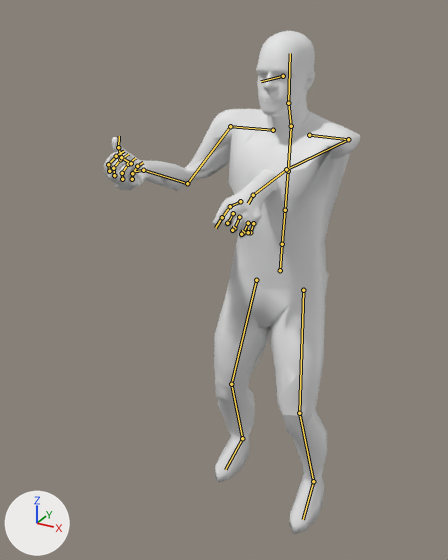
Before and after pictures for a commit that changed the glTF model TerraForest/addons/characters/authoring/Human.pickaxe_crosscut.glb.
Camera for both pictures: a 50 mm camera at (0.818, -1.877, 1.827) aimed at (-0.114, -0.181, 0.979). Every picture has the same lights, and +X, +Y and +Z are marked at lower left. The first picture is the older version. Both versions are drawn at frame 5 of the action 'FP_Pickaxe_Crosscut_Swing'; the numbers are the values there. The bones that change, and the others that lie on the model, are drawn over the model as lines.

In view in the first picture: 'Human_Body'.
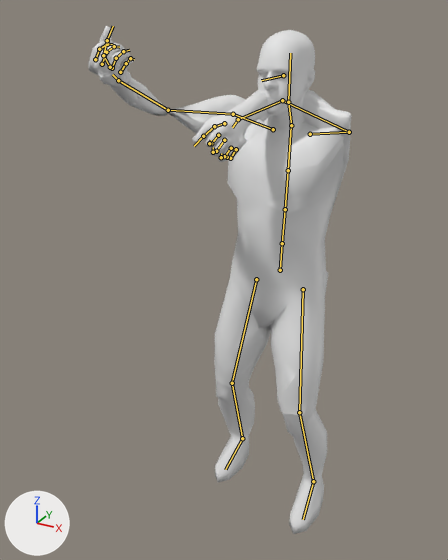
Pixel boxes [x1, y1, x2, y2] of what changed, in the pictures (448 x 560 px):
```json
{"object": "Human_Body", "change": "posed", "before": [104, 31, 361, 534], "after": [88, 26, 352, 534]}
{"bone": "LeftShoulder", "before": "(309, 135) to (348, 139)", "after": "(310, 134) to (349, 132)"}
{"bone": "LeftArm", "before": "(348, 139) to (286, 169)", "after": "(349, 132) to (282, 100)"}
{"bone": "LeftForeArm", "before": "(286, 169) to (253, 195)", "after": "(282, 100) to (238, 119)"}
{"bone": "LeftHand", "before": "(253, 195) to (248, 203)", "after": "(238, 119) to (232, 127)"}
{"bone": "RightShoulder", "before": "(273, 130) to (230, 126)", "after": "(273, 129) to (233, 114)"}
{"bone": "RightArm", "before": "(230, 126) to (187, 183)", "after": "(233, 114) to (168, 110)"}
{"bone": "RightForeArm", "before": "(187, 183) to (143, 170)", "after": "(168, 110) to (118, 80)"}
{"bone": "RightHand", "before": "(143, 170) to (132, 172)", "after": "(118, 80) to (112, 74)"}
```

The change, as JSON lines over the scene's bpy script:
```json
{"block": "bone_leftshoulder", "where": "bone_leftshoulder = bpy.data.objects['Human_Rig'].pose.bones['LeftShoulder']  # child of 'Spine2'"}
{"op": "set", "path": "bone_leftshoulder.rotation_quaternion", "old": "(0.985, 0.164, -0.034, -0.046)", "new": "(0.972, 0.229, -0.022, -0.056)", "note": "degrees (19, -3, -6) -> degrees (27, -1, -7)"}
{"block": "bone_leftarm", "where": "bone_leftarm = bpy.data.objects['Human_Rig'].pose.bones['LeftArm']  # child of 'LeftShoulder'"}
{"op": "set", "path": "bone_leftarm.rotation_quaternion", "old": "(0.242, -0.963, -0.116, 0.031)", "new": "(0.049, -0.303, -0.277, -0.91)", "note": "degrees (-152, 0, 14) -> degrees (36, -35, 174)"}
{"block": "bone_leftforearm", "where": "bone_leftforearm = bpy.data.objects['Human_Rig'].pose.bones['LeftForeArm']  # child of 'LeftArm'"}
{"op": "set", "path": "bone_leftforearm.rotation_quaternion", "old": "(0.506, 0.533, 0.601, -0.314)", "new": "(0.667, 0.294, 0.095, 0.678)", "note": "degrees (-29, 109, -104) -> degrees (33, -16, 86)"}
{"block": "bone_lefthand", "where": "bone_lefthand = bpy.data.objects['Human_Rig'].pose.bones['LeftHand']  # child of 'LeftForeArm'"}
{"op": "set", "path": "bone_lefthand.rotation_quaternion", "old": "(0.99, -0.103, 0.01, 0.097)", "new": "(0.985, -0.023, 0.051, 0.165)", "note": "degrees (-12, 2, 11) -> degrees (-2, 6, 19)"}
{"block": "bone_rightshoulder", "where": "bone_rightshoulder = bpy.data.objects['Human_Rig'].pose.bones['RightShoulder']  # child of 'Spine2'"}
{"op": "set", "path": "bone_rightshoulder.rotation_quaternion", "old": "(0.965, 0.159, 0.013, 0.207)", "new": "(0.936, 0.295, 0.018, 0.19)", "note": "degrees (18, -2, 24) -> degrees (34, -4, 22)"}
{"block": "bone_rightarm", "where": "bone_rightarm = bpy.data.objects['Human_Rig'].pose.bones['RightArm']  # child of 'RightShoulder'"}
{"op": "set", "path": "bone_rightarm.rotation_quaternion", "old": "(0.865, -0.456, 0.098, 0.183)", "new": "(0.928, -0.088, 0.141, 0.333)", "note": "degrees (-53, 20, 14) -> degrees (-4, 19, 39)"}
{"block": "bone_rightforearm", "where": "bone_rightforearm = bpy.data.objects['Human_Rig'].pose.bones['RightForeArm']  # child of 'RightArm'"}
{"op": "set", "path": "bone_rightforearm.rotation_quaternion", "old": "(0.448, -0.231, 0.758, 0.413)", "new": "(0.094, -0.113, 0.987, 0.062)", "note": "degrees (-59, 119, -2) -> degrees (-6, 168, 13)"}
{"block": "bone_righthand", "where": "bone_righthand = bpy.data.objects['Human_Rig'].pose.bones['RightHand']  # child of 'RightForeArm'"}
{"op": "set", "path": "bone_righthand.rotation_quaternion", "old": "(0.991, 0.13, -0.008, -0.017)", "new": "(0.986, -0.104, -0.062, -0.113)", "note": "degrees (15, -1, -2) -> degrees (-11, -8, -12)"}
```
